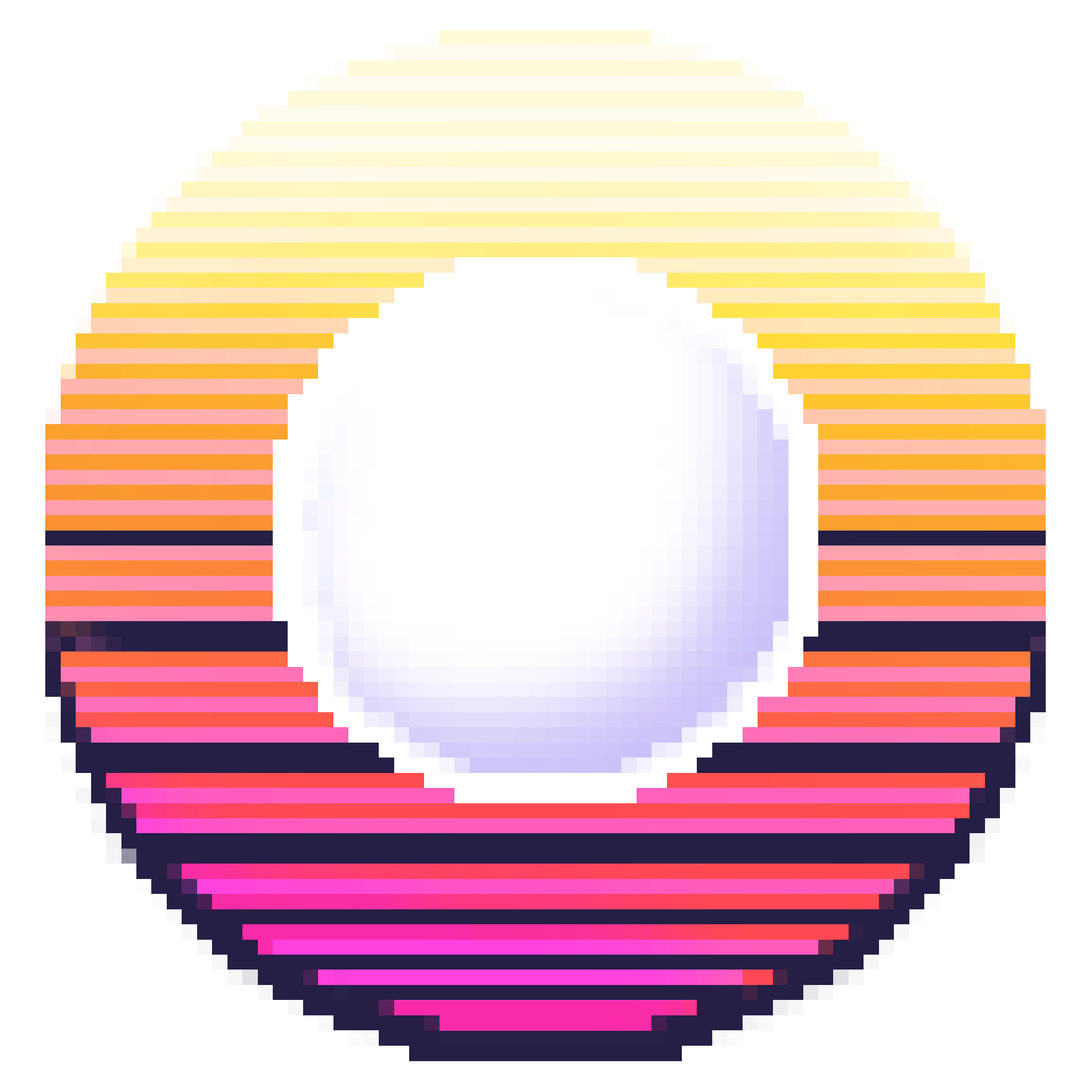
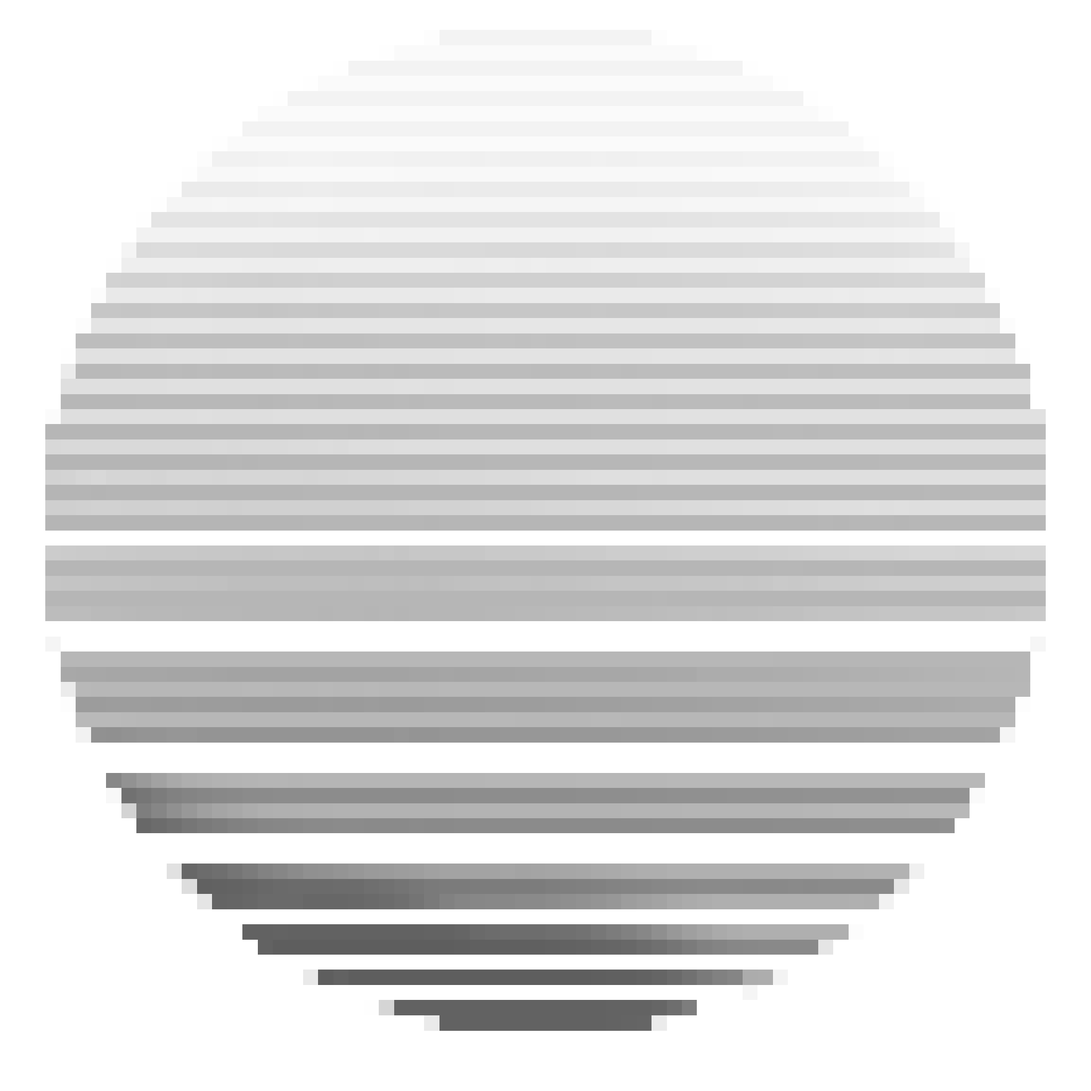
The second 1091x1091 image is a revision of the first. Changes to its layers:
hid group "Control Stick" (2 layers) over [272, 257, 819, 804]
added group "Colour" with 6 layers in group "Base" over [45, 29, 1047, 1062]
moved "Layer 3" into group "Colour" over [45, 515, 1047, 1016]
moved "Layer 6" into group "Colour" over [45, 45, 1047, 1001]
moved "Layer 1" into group "Colour" over [45, 29, 1047, 1062]
moved "Ellipse 1" (3rd of 4, in "Retro_Joystick" › "Base" › "Colour") into group "Colour", painted on it over [45, 29, 1047, 1032]
hid "Ellipse 1" (4th of 4, in "Retro_Joystick" › "Base"), painted on it over [45, 75, 1047, 1062]
